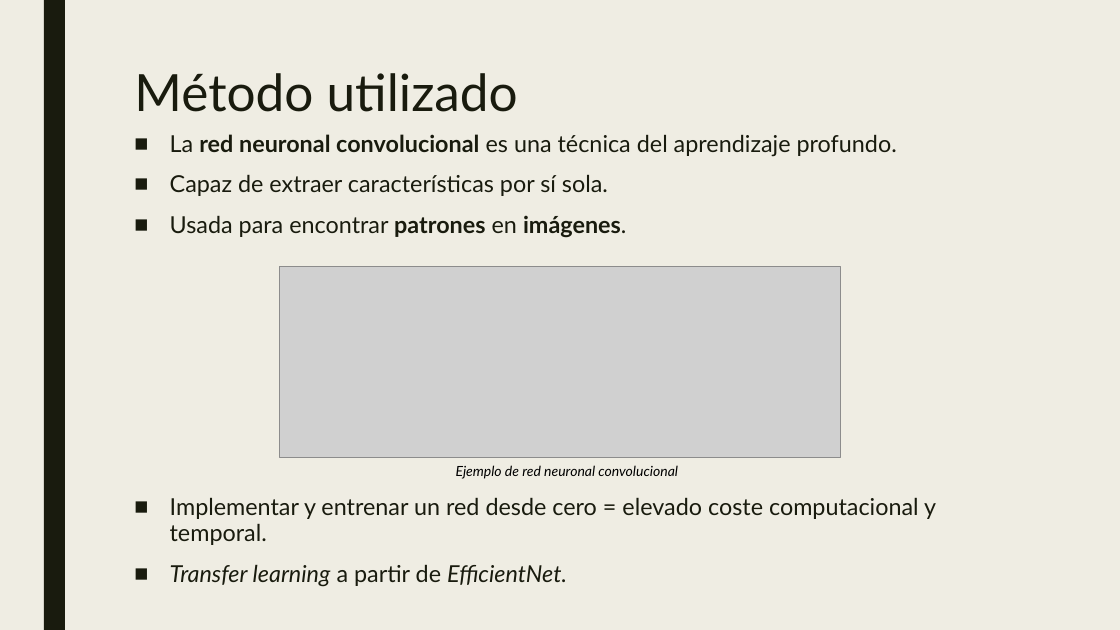
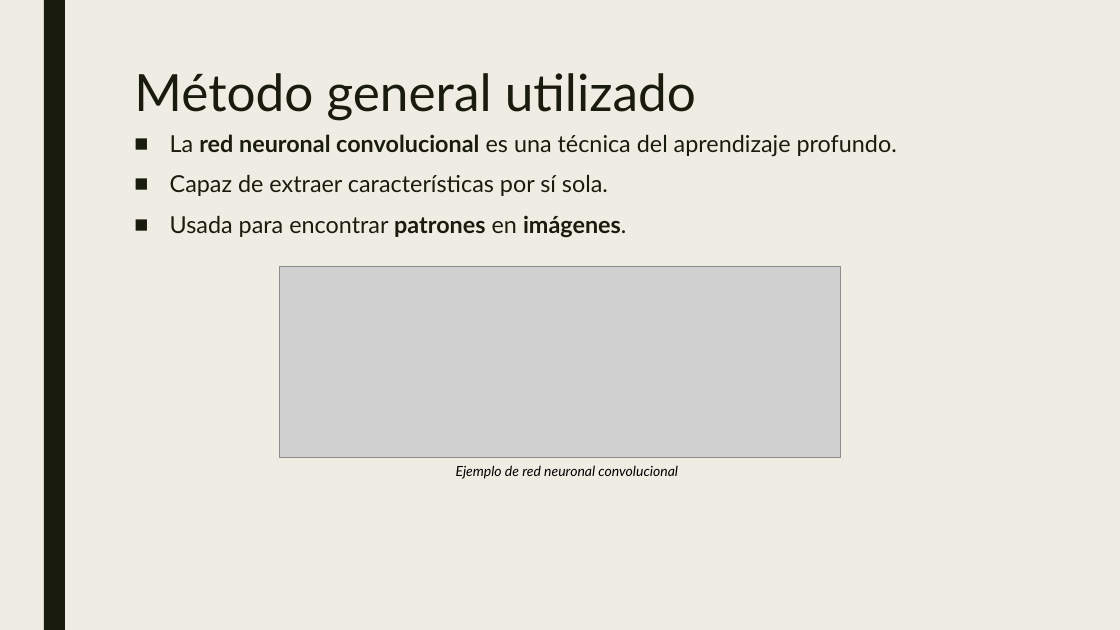
Before and after one commit to mariousm/Pneumonia-Detection, a slide deck: slide 9 of doc/presentacoin1.pptx. Drawn at 1120x630 pixels with LibreOffice and Linux fonts; fonts in the diff are those of the drawing; grey boxes stand for pictures. Boxes give left, top, right and bottom in pixels: in the first picture for what was removed or moved away, otherwise in the second. Text is boxed around its words. In the diff, an @@ line names an element or a change of style, - is before the commit and + after.

```diff
--- a/doc/presentacoin1.pptx
+++ b/doc/presentacoin1.pptx
@@ title at (134,73,696,120): text changed @@
-Método utilizado
+Método general utilizado
@@ text at (170,497,936,587): paragraphs removed @@
-■ Implementar y entrenar un red desde cero = elevado coste computacional y temporal.
-■ Transfer learning a partir de EfficientNet.
```
Also in this commit, not shown: 6 other slides changed.
